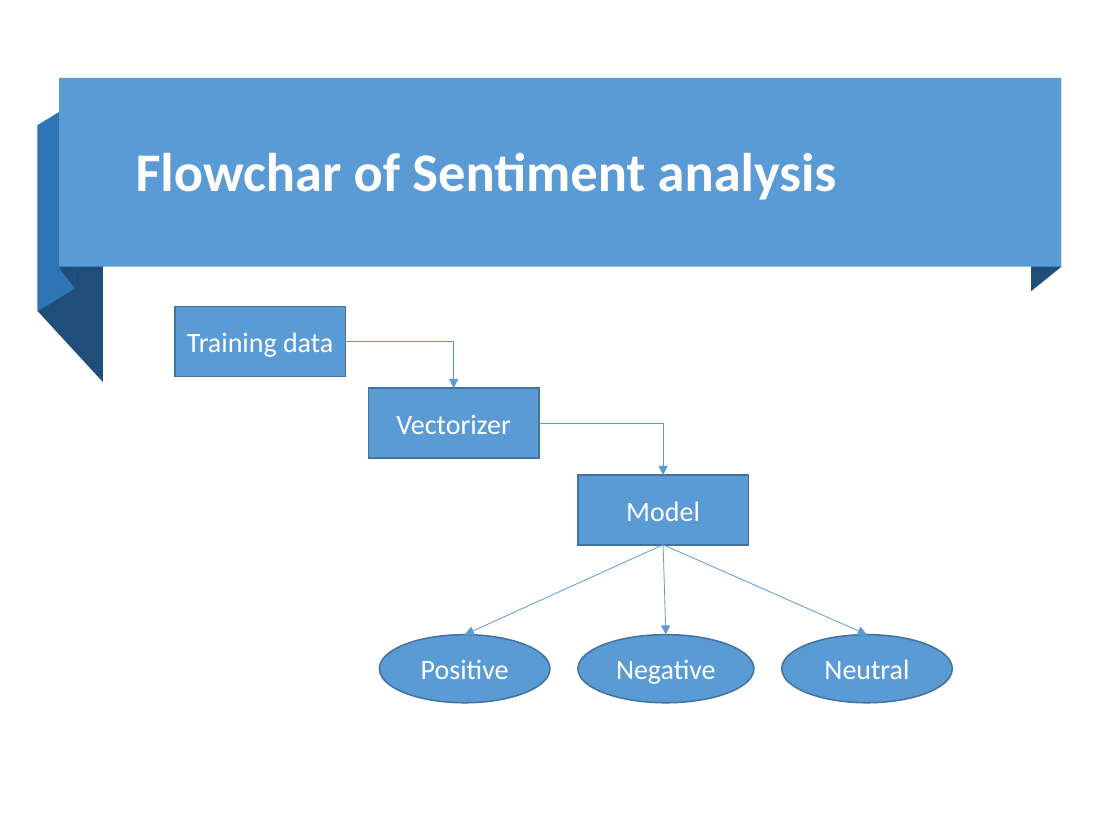
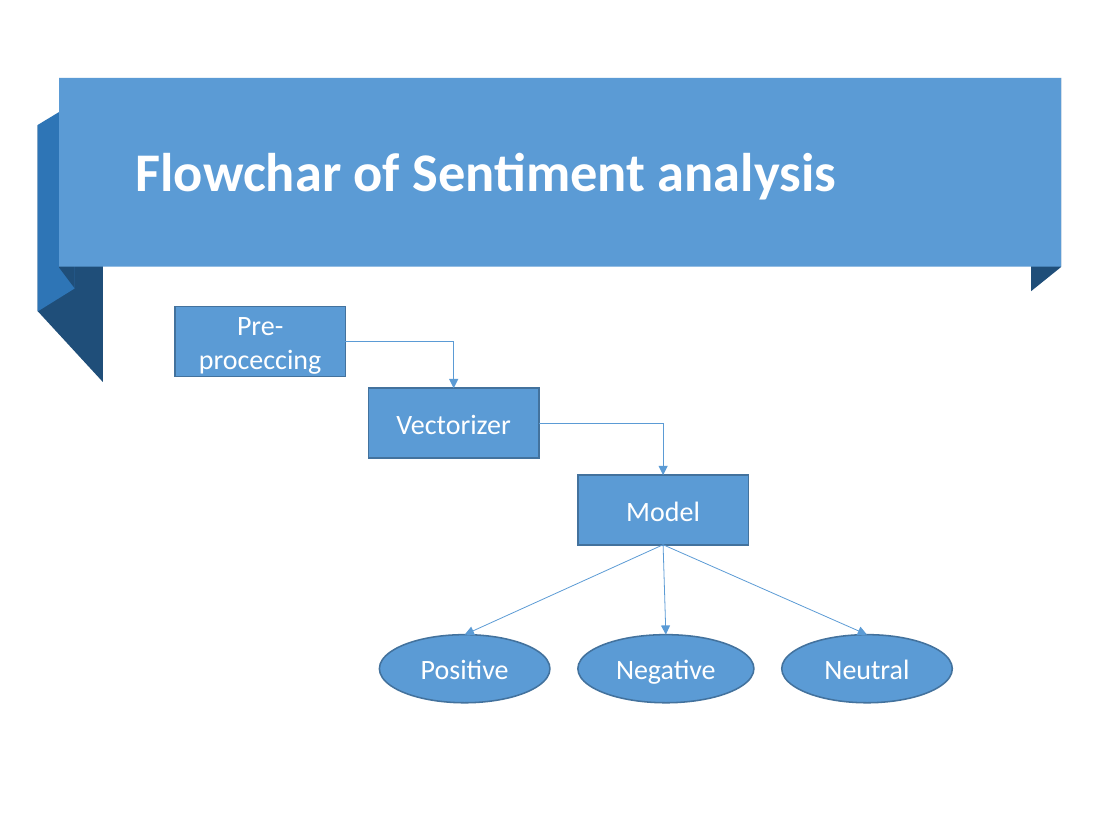
Before and after one commit to ManhLk/icomm_internship, a slide deck: slide 6 of Slide.pptx. Drawn at 1120x840 pixels with LibreOffice and Linux fonts; fonts in the diff are those of the drawing. Boxes give left, top, right and bottom in pixels: in the first picture for what was removed or moved away, otherwise in the second. Text is boxed around its words. In the diff, an @@ line names an element or a change of style, - is before the commit and + after.

```diff
--- a/Slide.pptx
+++ b/Slide.pptx
@@ text in rectangle at <box>199,317,321,374</box>: text changed @@
-Training data
+Pre-proceccing
```
Also in this commit, not shown: 3 other slides changed, 10 slides added, 6 slides removed, 1 other file.
